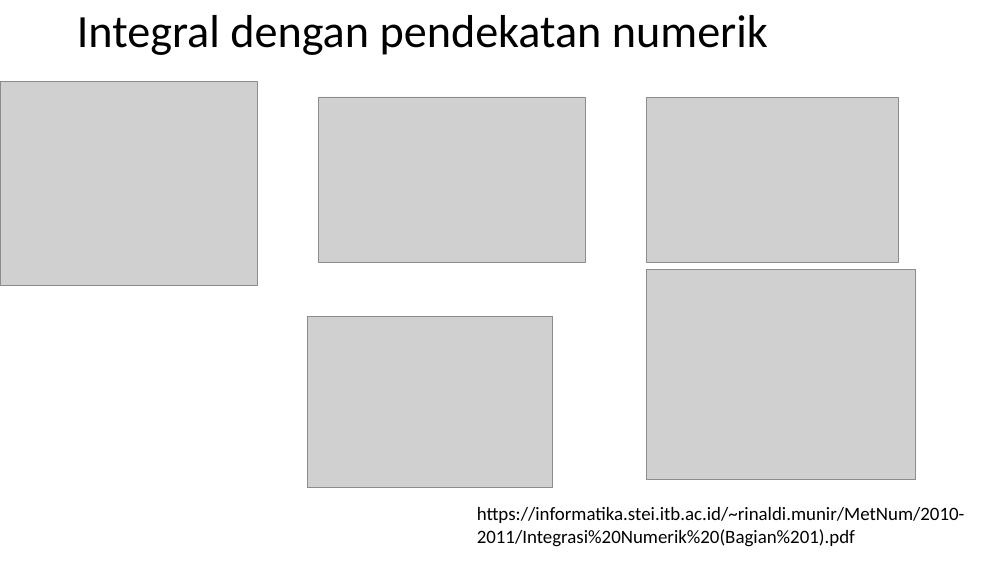
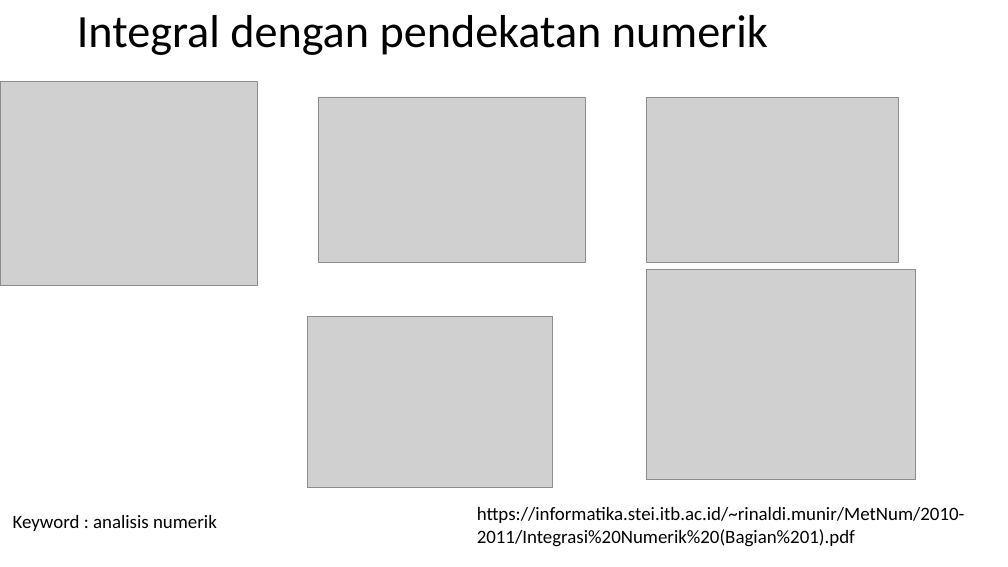
Before and after one commit to muhammadhusni777/kelasrobot_pid, a slide deck: slide 15 of ppt.pptx. Drawn at 1008x567 pixels with LibreOffice and Linux fonts; fonts in the diff are those of the drawing; grey boxes stand for pictures. Boxes give left, top, right and bottom in pixels: in the first picture for what was removed or moved away, otherwise in the second. Text is boxed around its words. In the diff, an @@ line names an element or a change of style, - is before the commit and + after.

```diff
--- a/ppt.pptx
+++ b/ppt.pptx
@@ text added at <box>13,515,217,531</box>, 18 pt, text #000000 @@
+Keyword : analisis numerik
```
Also in this commit, not shown: 1 other slide changed.
